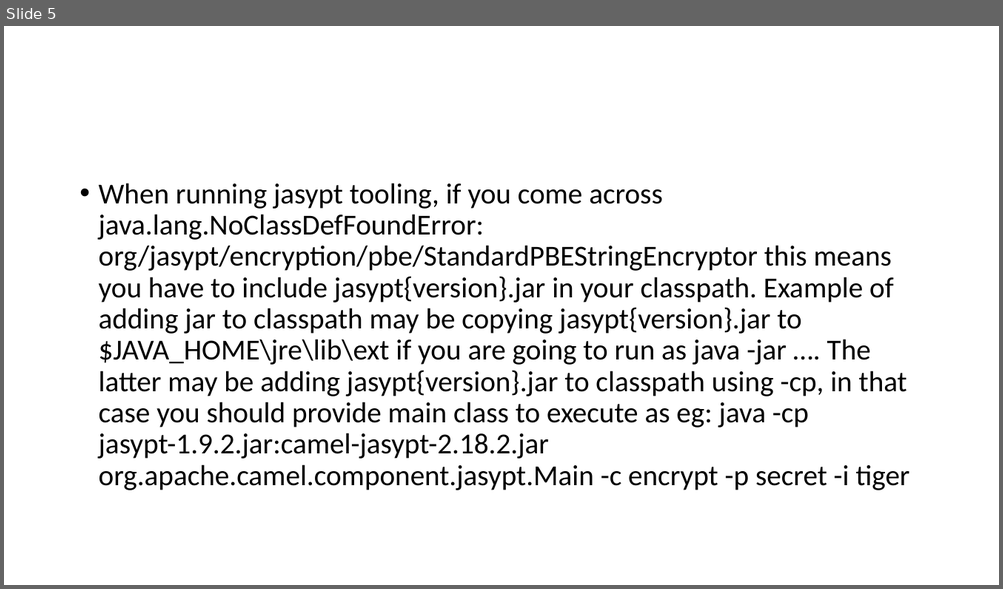
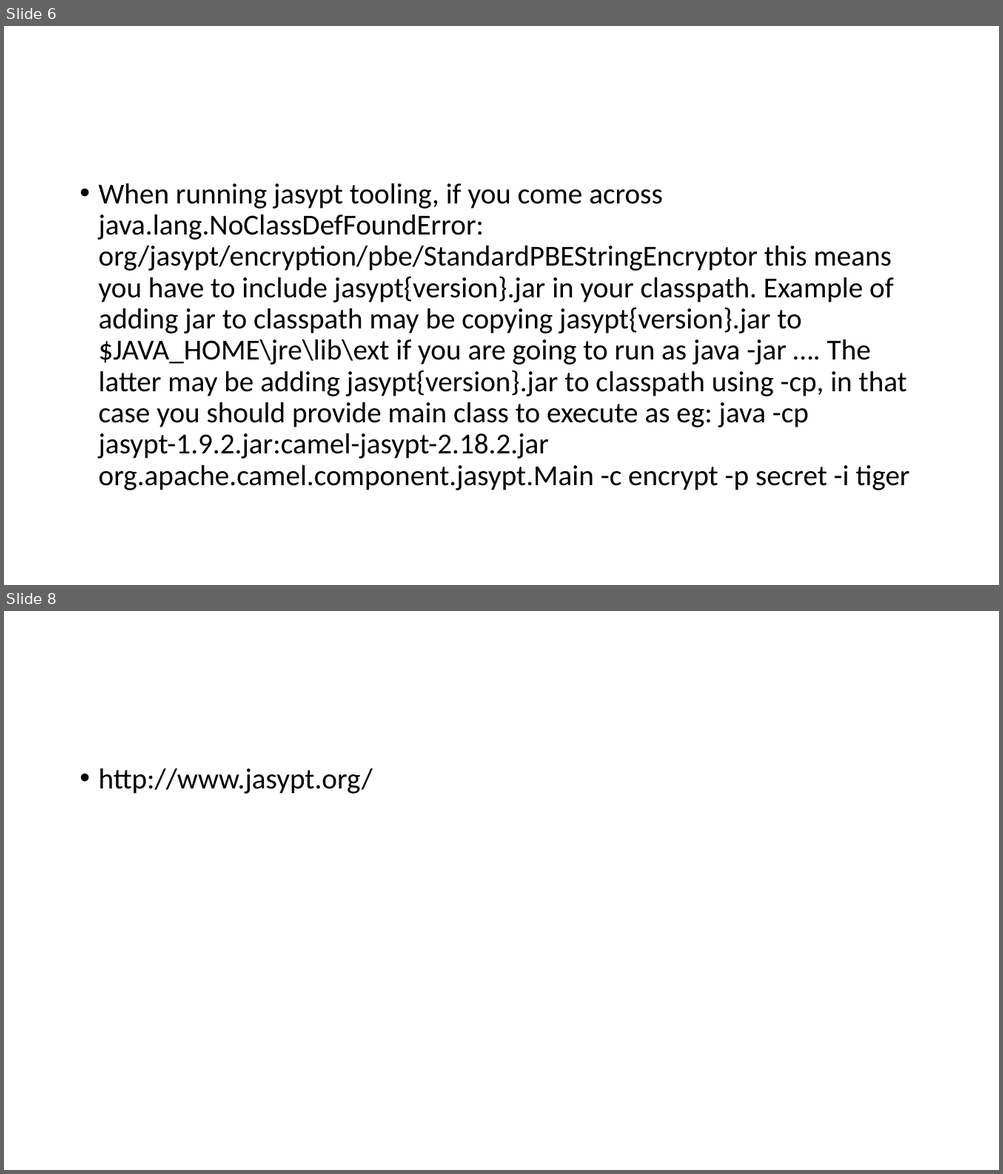
Before and after one commit to sawancse/camel-madhavi, a slide deck: camel-readme-session-23-jasypt.pptx. Shown one above the other, each under a label of ours: slide 5 before the commit, slides 6 and 8 after it; the slides between them are not shown. The pictures are 1003x589 and 1003x1174 pixels, drawn with LibreOffice and Linux fonts; fonts in the diff are those of the drawing. Boxes give left, top, right and bottom in pixels: in the first picture for what was removed or moved away, otherwise in the second. Text is boxed around its words. In the diff, an @@ line names an element or a change of style, - is before the commit and + after.

```diff
--- a/camel-readme-session-23-jasypt.pptx
+++ b/camel-readme-session-23-jasypt.pptx
@@ slide 8 added at [4,611,999,1170], background #FFFFFF @@
@@ text added at [99,768,373,794], 28 pt, text #000000 @@
+• http://www.jasypt.org/
@@ what was slide 5 is now slide 6 @@
```
Also in this commit, not shown: 1 slide changed, 1 other slide added, 1 other file.
